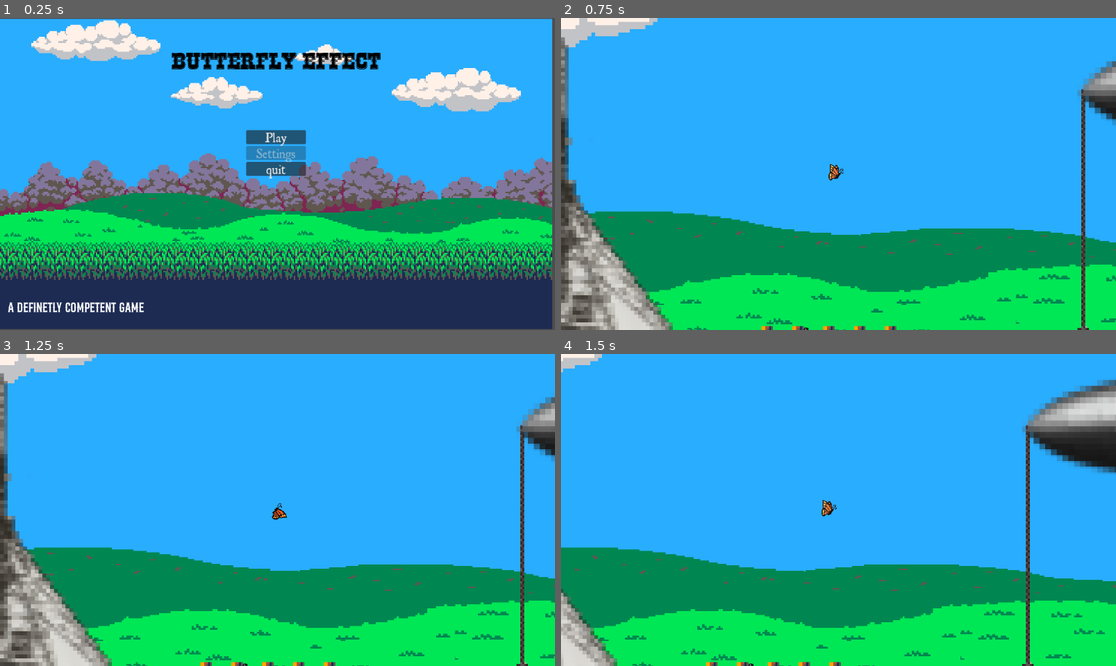
Above: before the commit, frames 1-4 (two rows, left to right).
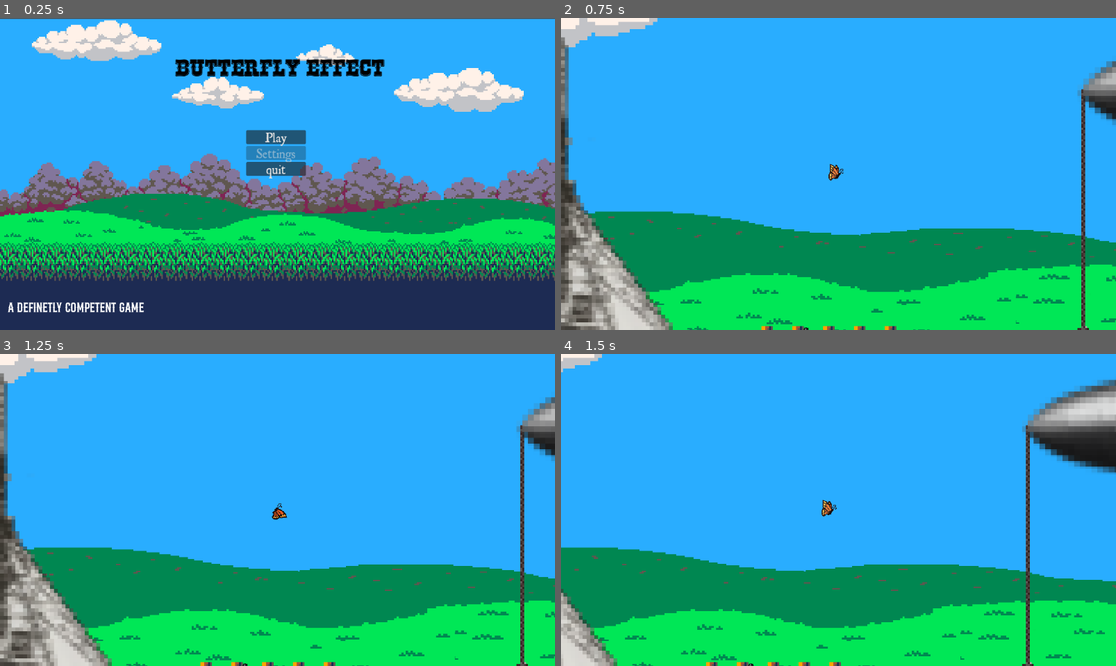
Above: after the commit, the same moments.

Repository: DHpFire/Definitely-competent-
Game: Godot game, scene res://Scenes/UI/main_menu.tscn
Two runs of this game, one before a commit and one after it. Both use one fixed random seed, a clock stepped at 60 frames per second and the inputs below.
Inputs (mouse positions are in pixels of both pictures, inside the frame that each line leads up to):
- Up to frame 1 (0.25 s): no input
- Up to frame 2 (0.75 s): click "Play" at 0.5 s
- Up to frame 3 (1.25 s): no input
- Up to frame 4 (1.5 s): move the mouse to (960, 494) at 1.27 s; hold D (Right) from 1.28 s (still down); click (960, 494) at 1.42 s

The runs differ from the first frame. In frame 1, 17% of the frame differs, in the area x 0-100%, y 0-100%; in frame 2, nothing differs; in frame 3, nothing differs; in frame 4, nothing differs.

Commit message:
stuff

Diff:
--- a/butterfly/Scenes/UI/main_menu.tscn
+++ b/butterfly/Scenes/UI/main_menu.tscn
@@ -21,19 +21,19 @@
 anchor_right = 0.99500006
 anchor_bottom = 0.99700004
 offset_top = 2.0
-offset_right = -0.2401123
-offset_bottom = -0.056030273
+offset_right = 6.7598877
+offset_bottom = 1.9439697
 texture = ExtResource("2_o14dv")
 
 [node name="Label" type="Label" parent="." unique_id=741816798]
 layout_mode = 1
 anchors_preset = -1
 anchor_right = 1.0
-anchor_bottom = 0.11800001
-offset_left = 356.0
-offset_top = 64.0
-offset_right = -361.0
-offset_bottom = 56.535995
+anchor_bottom = 0.18200001
+offset_left = 364.0
+offset_top = 78.0
+offset_right = -353.0
+offset_bottom = 29.063995
 theme_override_colors/font_color = Color(0.0018410678, 0.0018410682, 0.0018410678, 1)
 theme_override_fonts/font = ExtResource("3_mrfpk")
 theme_override_font_sizes/font_size = 50
--- a/butterfly/Scenes/levels/Hindenburg/Hindenburg.tscn
+++ b/butterfly/Scenes/levels/Hindenburg/Hindenburg.tscn
@@ -21,87 +21,89 @@
 [node name="Hindenburg" type="Node2D" unique_id=2069893650]
 script = ExtResource("1_11ssr")
 
-[node name="GrassLandBackground1" type="Sprite2D" parent="." unique_id=883688732]
+[node name="background" type="Node2D" parent="." unique_id=946175074]
+
+[node name="GrassLandBackground1" type="Sprite2D" parent="background" unique_id=883688732]
 position = Vector2(369.00003, 291)
 scale = Vector2(2.0135868, 1.903846)
 texture = ExtResource("1_2be2g")
 
-[node name="GrassLandBackground2" type="Sprite2D" parent="." unique_id=1966123651]
+[node name="GrassLandBackground2" type="Sprite2D" parent="background" unique_id=1966123651]
 position = Vector2(863.00006, 290)
 scale = Vector2(2.0135868, 1.903846)
 texture = ExtResource("1_2be2g")
 
-[node name="GrassLandBackground10" type="Sprite2D" parent="." unique_id=85670496]
+[node name="GrassLandBackground10" type="Sprite2D" parent="background" unique_id=85670496]
 position = Vector2(1584, 193)
 scale = Vector2(2.0135868, 1.903846)
 texture = ExtResource("1_2be2g")
 
-[node name="GrassLandBackground11" type="Sprite2D" parent="." unique_id=543407119]
+[node name="GrassLandBackground11" type="Sprite2D" parent="background" unique_id=543407119]
 position = Vector2(1564.0001, -180)
 scale = Vector2(2.0135868, 1.903846)
 texture = ExtResource("1_2be2g")
 
-[node name="GrassLandBackground14" type="Sprite2D" parent="." unique_id=912322160]
+[node name="GrassLandBackground14" type="Sprite2D" parent="background" unique_id=912322160]
 position = Vector2(-333, 233)
 scale = Vector2(2.0135868, 1.903846)
 texture = ExtResource("1_2be2g")
 
-[node name="GrassLandBackground15" type="Sprite2D" parent="." unique_id=1796982059]
+[node name="GrassLandBackground15" type="Sprite2D" parent="background" unique_id=1796982059]
 position = Vector2(-333, -158)
 scale = Vector2(2.0135868, 1.903846)
 texture = ExtResource("1_2be2g")
 
-[node name="GrassLandBackground5" type="Sprite2D" parent="." unique_id=355971689]
+[node name="GrassLandBackground5" type="Sprite2D" parent="background" unique_id=355971689]
 position = Vector2(868.00006, -101)
 scale = Vector2(2.0135868, 1.903846)
 texture = ExtResource("1_2be2g")
 
-[node name="GrassLandBackground7" type="Sprite2D" parent="." unique_id=430764740]
+[node name="GrassLandBackground7" type="Sprite2D" parent="background" unique_id=430764740]
 position = Vector2(641.0001, 292.00003)
 scale = Vector2(1.2629222, 0.7159766)
 texture = ExtResource("2_11ssr")
 
-[node name="GrassLandBackground8" type="Sprite2D" parent="." unique_id=743282842]
+[node name="GrassLandBackground8" type="Sprite2D" parent="background" unique_id=743282842]
 position = Vector2(1107, 288)
 scale = Vector2(1.2629222, 0.7159766)
 texture = ExtResource("2_11ssr")
 
-[node name="GrassLandBackground9" type="Sprite2D" parent="." unique_id=179291711]
+[node name="GrassLandBackground9" type="Sprite2D" parent="background" unique_id=179291711]
 position = Vector2(1587, 292)
 scale = Vector2(1.2629222, 0.7159766)
 texture = ExtResource("2_11ssr")
 
-[node name="GrassLandBackground6" type="Sprite2D" parent="." unique_id=35111790]
+[node name="GrassLandBackground6" type="Sprite2D" parent="background" unique_id=35111790]
 position = Vector2(370.00006, -101)
 scale = Vector2(2.0135868, 1.903846)
 texture = ExtResource("1_2be2g")
 
-[node name="GrassLandBackground3" type="Sprite2D" parent="." unique_id=750016958]
+[node name="GrassLandBackground3" type="Sprite2D" parent="background" unique_id=750016958]
 position = Vector2(222.00002, 279)
 scale = Vector2(1.123798, 0.8461539)
 texture = ExtResource("2_11ssr")
 
-[node name="GrassLandBackground3" type="Sprite2D" parent="GrassLandBackground3" unique_id=1084828233]
+[node name="GrassLandBackground3" type="Sprite2D" parent="background/GrassLandBackground3" unique_id=1084828233]
 position = Vector2(-416.445, 7.0909424)
 scale = Vector2(1.123798, 0.8461539)
 texture = ExtResource("2_11ssr")
 
-[node name="GrassLandBackground12" type="Sprite2D" parent="." unique_id=1595140333]
+[node name="GrassLandBackground12" type="Sprite2D" parent="background" unique_id=1595140333]
 position = Vector2(850, 296.99994)
 scale = Vector2(1.4609689, 0.96190816)
 texture = ExtResource("3_365la")
 
-[node name="GrassLandBackground13" type="Sprite2D" parent="." unique_id=499031077]
+[node name="GrassLandBackground13" type="Sprite2D" parent="background" unique_id=499031077]
 position = Vector2(1495, 297)
 scale = Vector2(1.4609689, 0.96190816)
 texture = ExtResource("3_365la")
 
-[node name="GrassLandBackground4" type="Sprite2D" parent="." unique_id=1339735452]
+[node name="GrassLandBackground4" type="Sprite2D" parent="background" unique_id=1339735452]
 position = Vector2(266.25, 296)
 scale = Vector2(1.2087054, 0.98076916)
 texture = ExtResource("3_365la")
 
-[node name="GrassLandBackground4" type="Sprite2D" parent="GrassLandBackground4" unique_id=424358819]
+[node name="GrassLandBackground4" type="Sprite2D" parent="background/GrassLandBackground4" unique_id=424358819]
 position = Vector2(-465.9944, -2.0392761)
 scale = Vector2(1.2087054, 0.98076916)
 texture = ExtResource("3_365la")
--- a/butterfly/Scenes/levels/Hindenburg/child.tscn
+++ b/butterfly/Scenes/levels/Hindenburg/child.tscn
@@ -3,9 +3,9 @@
 [ext_resource type="Texture2D" uid="uid://1fw34apvikvj" path="res://Assets/Sprites/icon.svg" id="1_6tugq"]
 
 [sub_resource type="RectangleShape2D" id="RectangleShape2D_5ku4e"]
-size = Vector2(51, 126)
+size = Vector2(51, 95)
 
-[node name="Gardener" type="CharacterBody2D" unique_id=1385796743]
+[node name="child" type="CharacterBody2D" unique_id=1385796743]
 
 [node name="Sprite2D" type="Sprite2D" parent="." unique_id=1623224639]
 position = Vector2(0, 9.536743e-07)
@@ -13,5 +13,4 @@
 texture = ExtResource("1_6tugq")
 
 [node name="CollisionShape2D" type="CollisionShape2D" parent="." unique_id=745708505]
-position = Vector2(0.5, -1)
 shape = SubResource("RectangleShape2D_5ku4e")
--- /dev/null
+++ b/butterfly/bug_zapper.tscn
@@ -0,0 +1,40 @@
+[gd_scene format=3 uid="uid://ddxkxl1tt07k6"]
+
+[ext_resource type="Texture2D" uid="uid://b0r84fhwre7mc" path="res://Assets/Sprites/Stolen/BugZapper2.png" id="1_0rt4v"]
+[ext_resource type="Texture2D" uid="uid://dx6qpmy0sdkcp" path="res://Assets/Sprites/Stolen/BugZapper3.png" id="2_64mg8"]
+[ext_resource type="Texture2D" uid="uid://cvashomfalpfk" path="res://Assets/Sprites/Stolen/BugZapper4.png" id="3_7oit3"]
+[ext_resource type="Texture2D" uid="uid://b7vub1mjkipoo" path="res://Assets/Sprites/Stolen/BugZapper5.png" id="4_wp57y"]
+
+[sub_resource type="SpriteFrames" id="SpriteFrames_5tyof"]
+animations = [{
+"frames": [{
+"duration": 1.0,
+"texture": ExtResource("1_0rt4v")
+}, {
+"duration": 1.0,
+"texture": ExtResource("2_64mg8")
+}, {
+"duration": 1.0,
+"texture": ExtResource("3_7oit3")
+}, {
+"duration": 1.0,
+"texture": ExtResource("4_wp57y")
+}],
+"loop": true,
+"name": &"default",
+"speed": 5.0
+}]
+
+[sub_resource type="CircleShape2D" id="CircleShape2D_xr0af"]
+radius = 28.071337
+
+[node name="Area2D" type="Area2D" unique_id=1301826642]
+
+[node name="AnimatedSprite2D" type="AnimatedSprite2D" parent="." unique_id=1421018974]
+position = Vector2(-1, 6)
+sprite_frames = SubResource("SpriteFrames_5tyof")
+frame_progress = 0.31903547
+
+[node name="CollisionShape2D" type="CollisionShape2D" parent="." unique_id=1360542878]
+position = Vector2(0, -1)
+shape = SubResource("CircleShape2D_xr0af")
